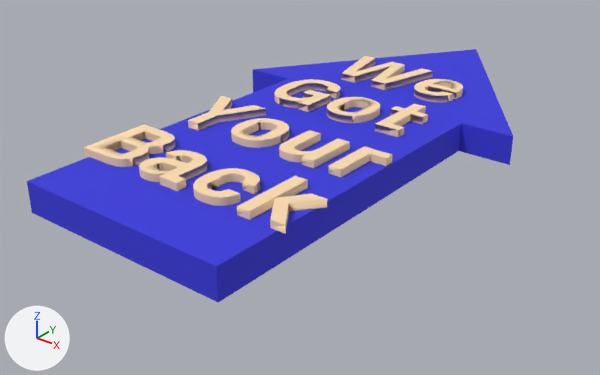
The COLLADA model src/assets/collada/arrow.dae as it was, and as the next commit left it.
Before and after are seen from a 50 mm lens placed at (1.642, -0.919, 0.888), pointed at (0.384, 0.653, -0.087). The axes (+X, +Y, +Z) are drawn at lower left. The lights are the same throughout. Where no turn or scale is listed for an object, it has been applied to the vertices.

Names of what the first picture shows: 'We_Got_Your_Back_3', 'group_0'.
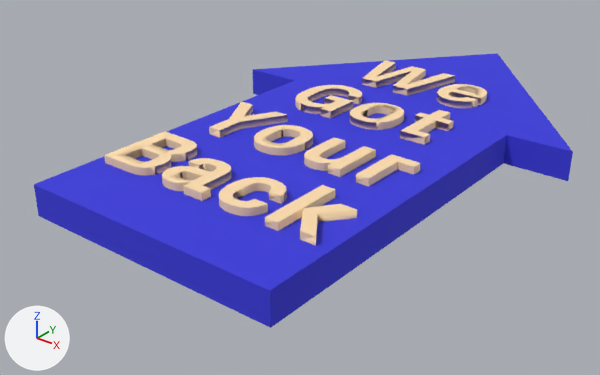
Pixel boxes (x1, y1, x2, y2) of what changed, in the pictures (600 x 375 px):
'group_0', moved, rescaled (11% wider, 9% taller)
    before: (27, 49, 513, 302)
    after: (34, 53, 573, 328)
'We_Got_Your_Back_3', moved
    before: (84, 56, 463, 234)
    after: (104, 60, 487, 246)

The change, as a list of edits to the scene's bpy script:
```text
Change ob_group_0:
    ob_group_0.location: (0.837, 1.329, 0.0) -> (0.995, 1.329, 0.0)
    ob_group_0.scale: (1.0, 1.0, 1.0) -> (1.18, 1.0, 1.0)
Change ob_we_got_your_back_3:
    ob_we_got_your_back_3.location: (0.079, 1.05, 0.08) -> (0.156, 1.05, 0.08)
```
